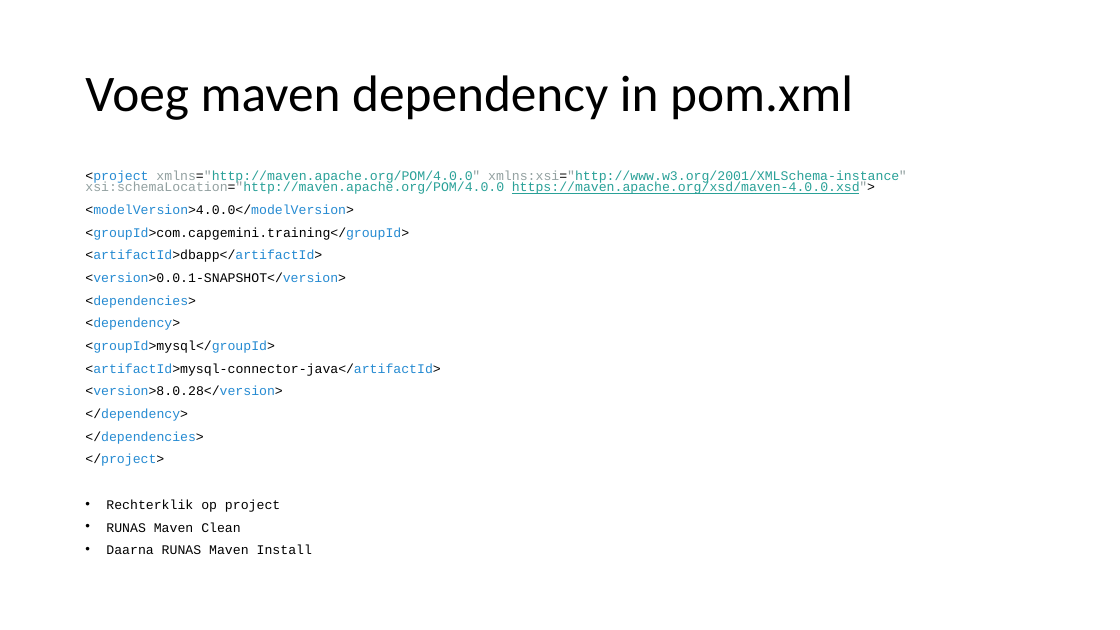
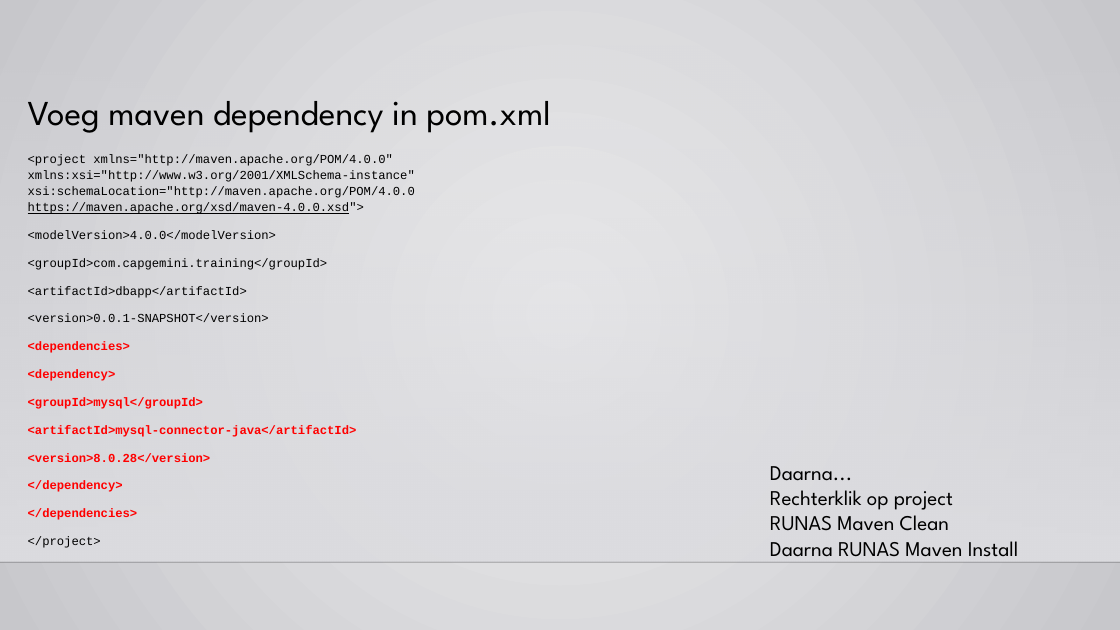
Before and after one commit to otcap/training, a slide deck: slide 12 of java/quickstart/presentatie/Java training - Quickstart.pptx (slide 11 before the commit). Drawn at 1120x630 pixels with LibreOffice and Linux fonts; fonts in the diff are those of the drawing; background and template pictures are left out. Boxes give left, top, right and bottom in pixels: in the first picture for what was removed or moved away, otherwise in the second. Text is boxed around its words. In the diff, an @@ line names an element or a change of style, - is before the commit and + after.

```diff
--- a/java/quickstart/presentatie/Java training - Quickstart.pptx
+++ b/java/quickstart/presentatie/Java training - Quickstart.pptx
@@ background #FFFFFF to gradient #EDEDEE to #C8C8CB @@
@@ rectangle added at (0,43,1120,562), fill gradient #DCDCE0 to #DEDEE2 @@
@@ title "Voeg maven dependency in pom.xml": place and size @@
-title "Voeg maven dependency in pom.xml" at (85,75,853,120)
+title "Voeg maven dependency in pom.xml" at (28,101,550,133)
@@ title "Voeg maven dependency in pom.xml" at (28,101,550,133): size 44 to 30 pt, font Calibri to League Spartan; vertical alignment middle to top @@
@@ text "<project xmlns="http://maven.apache.org/POM/4.0.0" xmlns:xsi ...": place and size @@
-text "<project xmlns="http://maven.apache.org/POM/4.0.0" xmlns:xsi ..." at (85,171,907,554)
+text "<project xmlns="http://maven.apache.org/POM/4.0.0" xmlns:xsi ..." at (28,154,415,548)
@@ text "<project xmlns="http://maven.apache.org/POM/4.0.0" xmlns:xsi ..." at (28,154,415,548): size 11.2 to 10.5 pt; text colour #268BD2 to #000000 in "<project", "<modelVersion>4.0.0</modelVersion>", "<groupId>com.capgemini.training</groupId>", "<artifactId>dbapp</artifactId>" and 2 more places; text colour #93A1A1 to #000000, text colour #2AA198 to #000000 in "xmlns="http://maven.apache.org/POM/4.0.0" xmlns:xsi="http:// ..."; text colour #000000 to #FF0000, text colour #268BD2 to #FF0000, bold on in "<dependencies>", "<dependency>", "<groupId>mysql</groupId>", "<artifactId>mysql-connector-java</artifactId>" and 3 more places; line spacing 0.7 to 1.1 @@
@@ text added at (770,466,1018,557), 18 pt, text #000000 @@
+Daarna...
+Rechterklik op project
+RUNAS Maven Clean
+Daarna RUNAS Maven Install
@@ text at (106,499,312,554): paragraphs removed @@
-• Rechterklik op project
-• RUNAS Maven Clean
-• Daarna RUNAS Maven Install
@@ line added from (0, 562) to (1120, 562), #000001 1 pt @@
```
Also in this commit, not shown: 17 other slides changed, 1 slide added.
